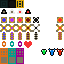
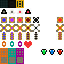
Comparing the layer stacks of the two w=64, h=64 images. Changes:
painted on "Background" over [48, 48, 64, 56]
